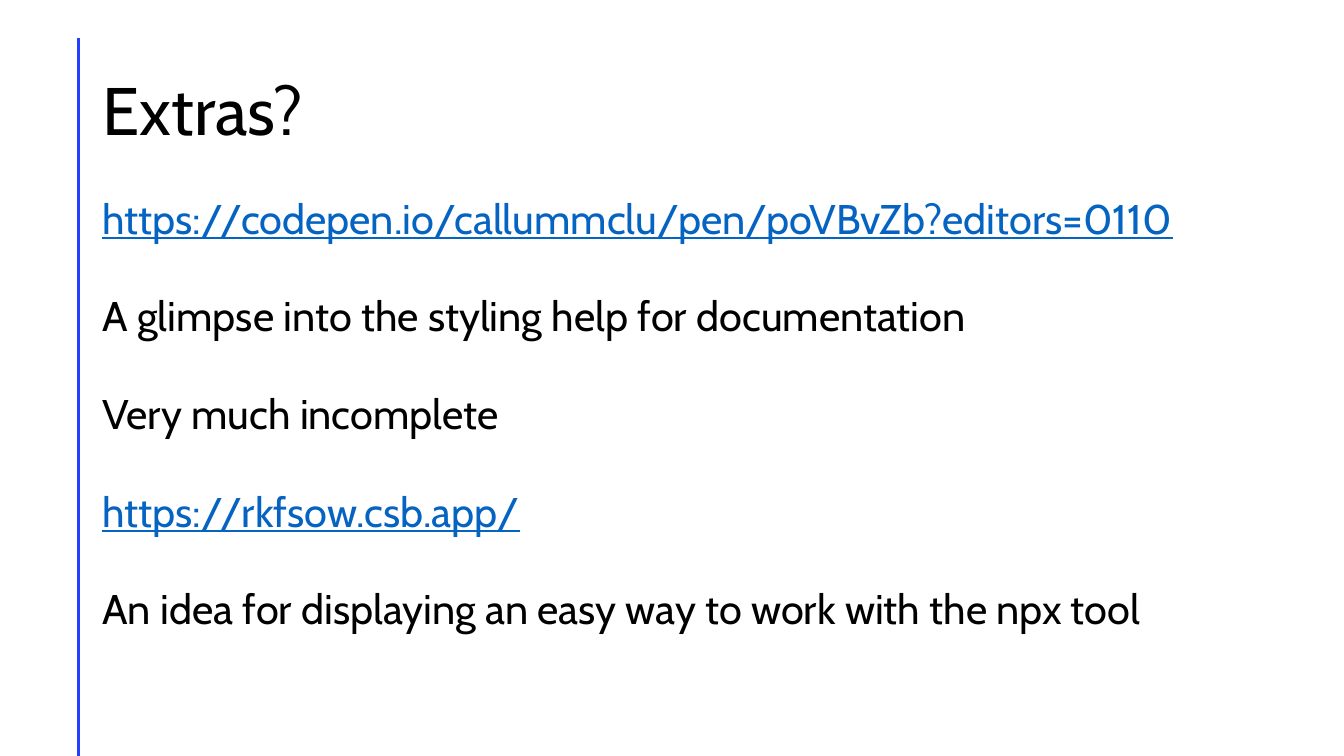
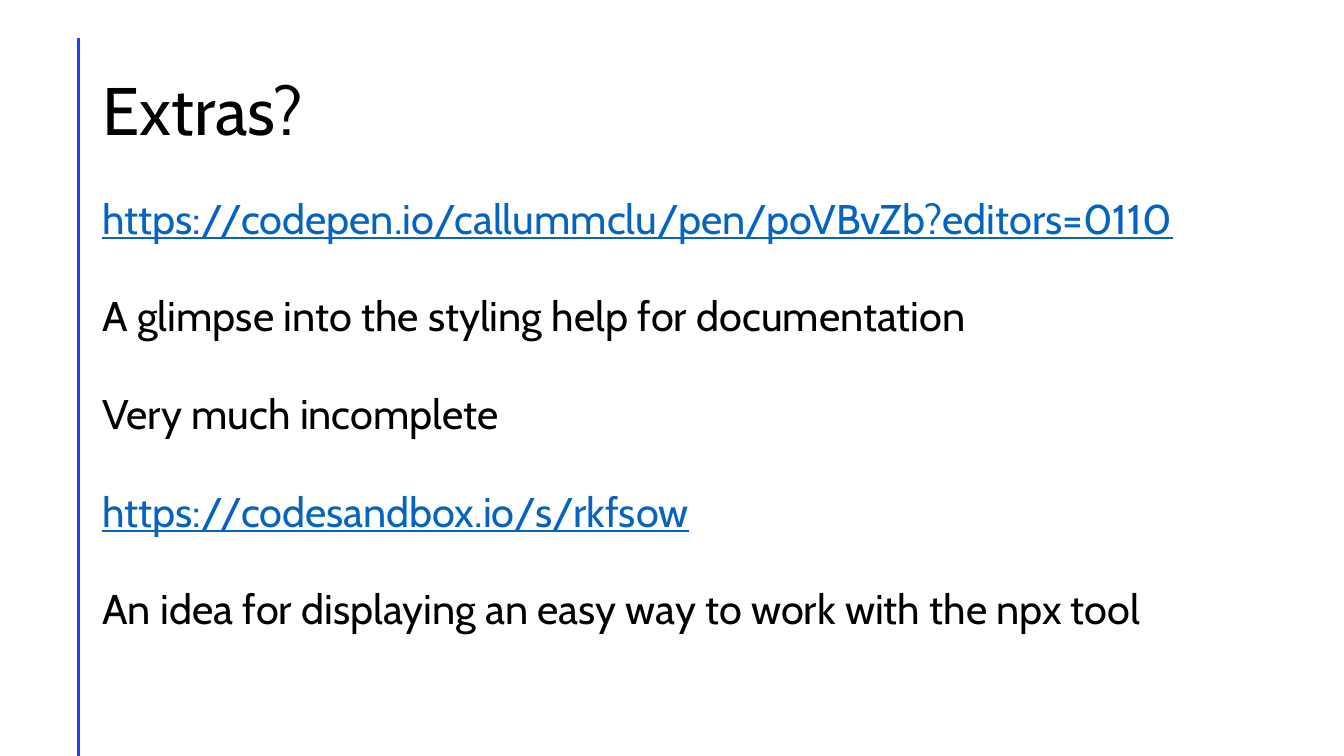
Before and after one commit to callummclu/dissertation, a slide deck: slide 9 of meetings/week 6/week6_presentation.pptx. Drawn at 1344x756 pixels with LibreOffice and Linux fonts; fonts in the diff are those of the drawing. Boxes give left, top, right and bottom in pixels: in the first picture for what was removed or moved away, otherwise in the second. Text is boxed around its words. In the diff, an @@ line names an element or a change of style, - is before the commit and + after.

```diff
--- a/meetings/week 6/week6_presentation.pptx
+++ b/meetings/week 6/week6_presentation.pptx
@@ text at bbox=[102, 496, 688, 536]: text changed @@
-https://rkfsow.csb.app/
+https://codesandbox.io/s/rkfsow
```
Also in this commit, not shown: 3 other slides changed, 1 slide added.
